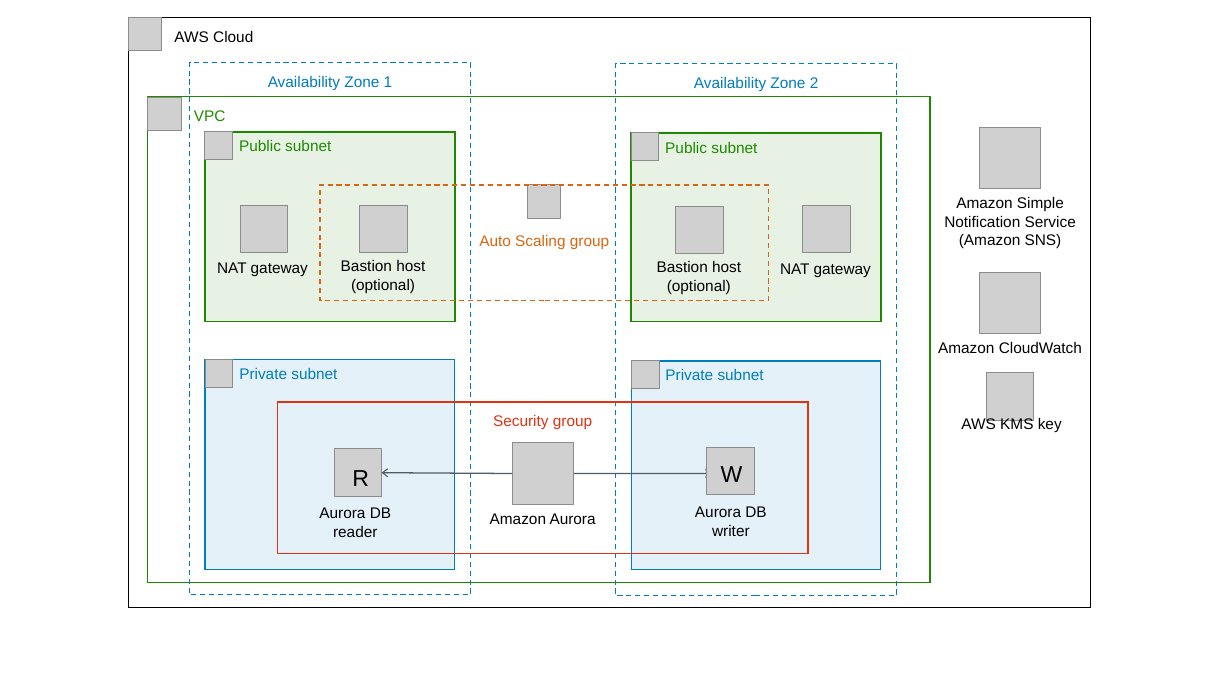
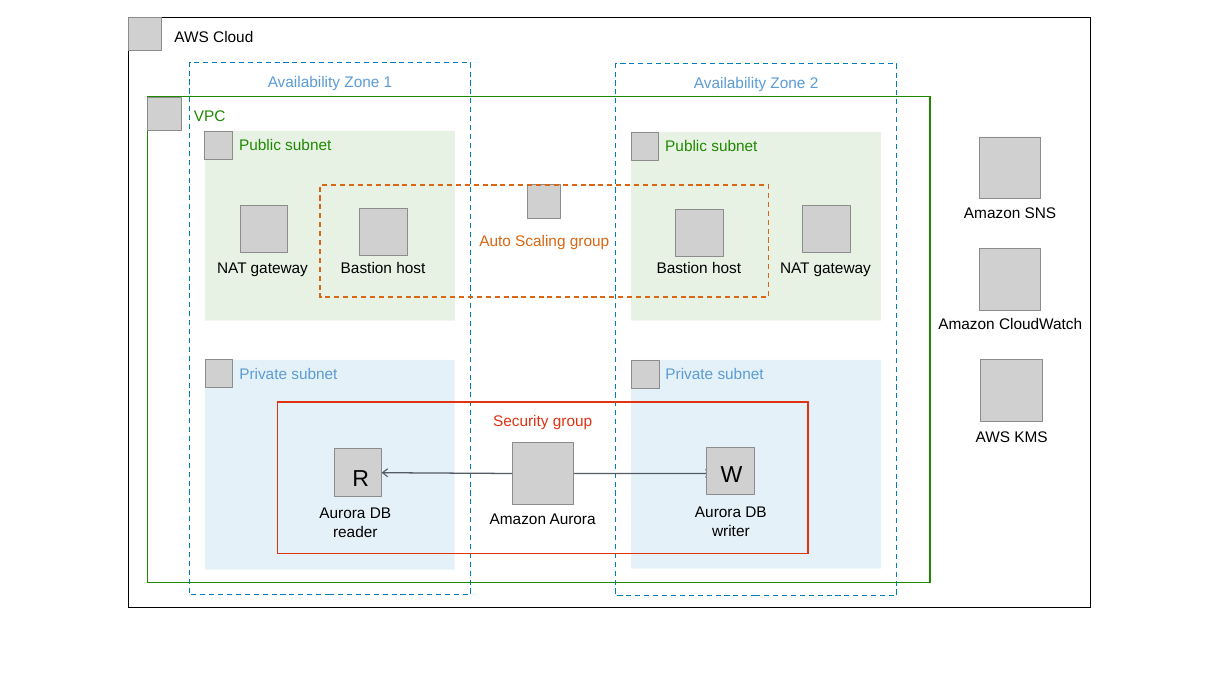
Before and after one commit to aws-quickstart/quickstart-amazon-aurora-mysql, a slide deck: slide 1 of docs/images/aurora-mysql-architecture-diagram.pptx. Drawn at 1232x693 pixels with LibreOffice and Linux fonts; fonts in the diff are those of the drawing; grey boxes stand for pictures. Boxes give left, top, right and bottom in pixels: in the first picture for what was removed or moved away, otherwise in the second. Text is boxed around its words. In the diff, an @@ line names an element or a change of style, - is before the commit and + after.

```diff
--- a/docs/images/aurora-mysql-architecture-diagram.pptx
+++ b/docs/images/aurora-mysql-architecture-diagram.pptx
@@ rectangle "Availability Zone 1" at <box>189,63,470,595</box>: text colour #007DBC to #5B9CD5 @@
@@ rectangle "Availability Zone 2" at <box>616,64,897,596</box>: text colour #007DBC to #5B9CD5 @@
@@ rectangle "Public subnet" at <box>205,131,456,321</box>: outline #1E8900 1 pt to none @@
@@ rectangle "Public subnet" at <box>631,132,882,321</box>: outline #1E8900 1 pt to none @@
@@ picture: place and size @@
-picture at <box>980,128,1041,189</box>
+picture at <box>980,137,1041,198</box>
@@ text at <box>964,207,1057,218</box>: text changed @@
-Amazon Simple Notification Service (Amazon SNS)
+Amazon SNS
@@ text at <box>341,262,425,273</box>: text changed @@
-Bastion host (optional)
+Bastion host
@@ text at <box>657,262,741,273</box>: text changed @@
-Bastion host (optional)
+Bastion host
@@ picture: place and size @@
-picture at <box>980,273,1041,334</box>
+picture at <box>980,249,1041,310</box>
@@ text "Amazon CloudWatch": place and size @@
-text "Amazon CloudWatch" at <box>938,342,1082,353</box>
+text "Amazon CloudWatch" at <box>938,318,1082,329</box>
@@ rectangle "Private subnet" at <box>205,360,455,570</box>: text colour #007DBC to #5B9CD5; outline #007DBC 1 pt to none @@
@@ rectangle "Private subnet" at <box>631,360,881,569</box>: text colour #007DBC to #5B9CD5; outline #007DBC 1 pt to none @@
@@ picture: place and size @@
-picture at <box>987,372,1034,420</box>
+picture at <box>982,360,1043,421</box>
@@ text at <box>976,431,1047,442</box>: text changed @@
-AWS KMS key
+AWS KMS
```
Also in this commit, not shown: 4 other files.
